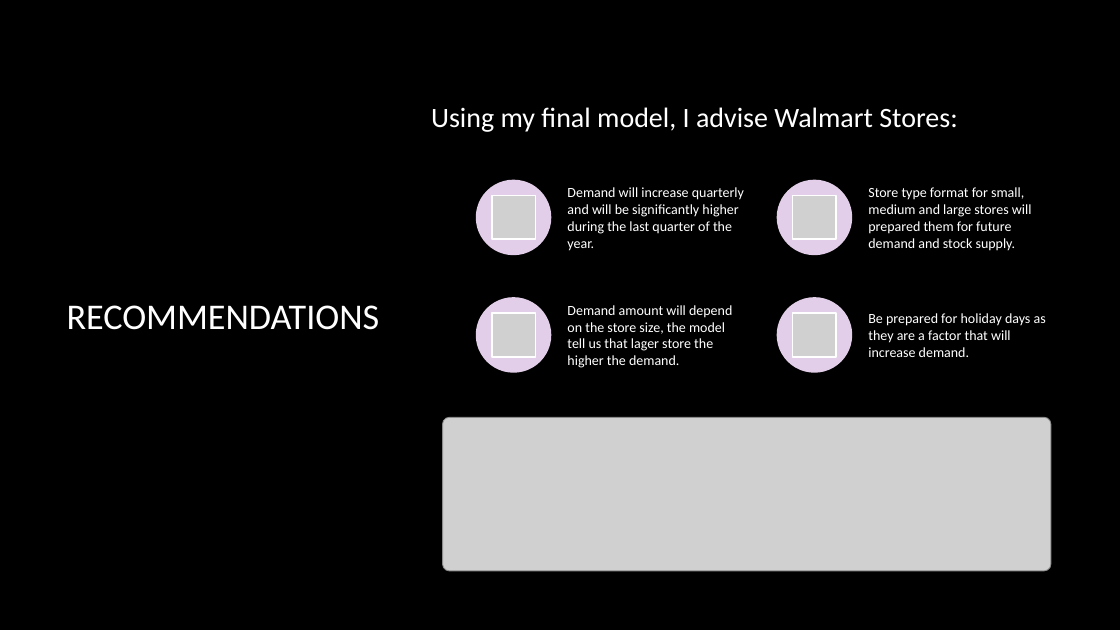
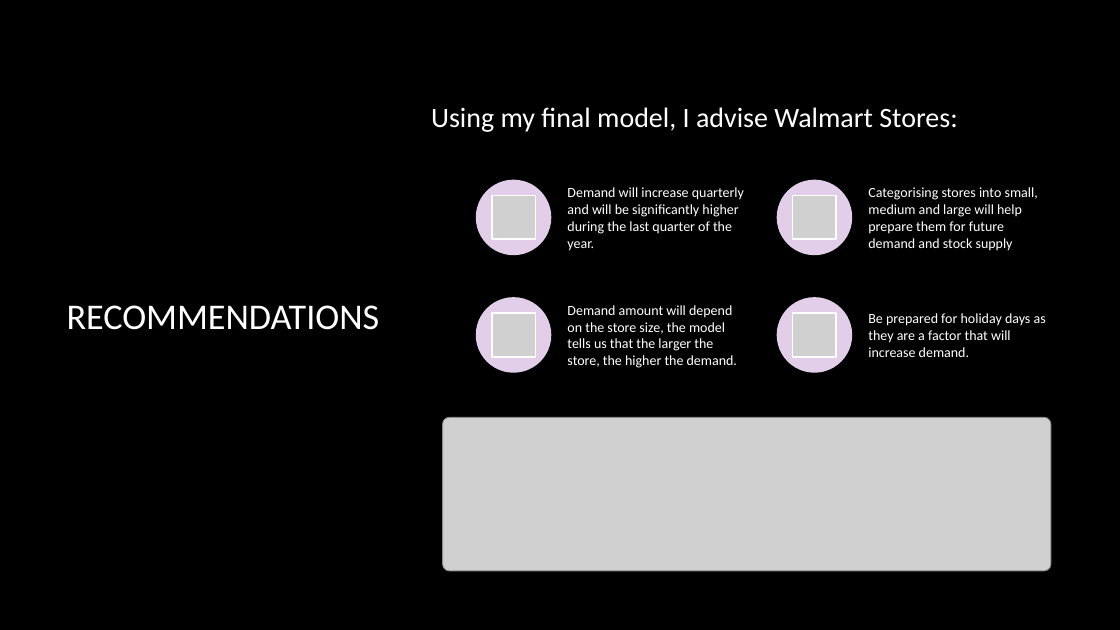
Before and after one commit to ChrisFreyre/Walmart-Capstone-Project, a slide deck: slide 9 of walmart_presentation.pptx. Drawn at 1120x630 pixels with LibreOffice and Linux fonts; fonts in the diff are those of the drawing; grey boxes stand for pictures; background and template pictures are left out. Boxes give left, top, right and bottom in pixels: in the first picture for what was removed or moved away, otherwise in the second. Text is boxed around its words. In the diff, an @@ line names an element or a change of style, - is before the commit and + after.

```diff
--- a/walmart_presentation.pptx
+++ b/walmart_presentation.pptx
@@ text at <box>868,187,1038,251</box>: text changed @@
-Store type format for small, medium and large stores will prepared them for future demand and stock supply.
+Categorising stores into small, medium and large will help prepare them for future demand and stock supply
@@ text at <box>567,305,737,368</box>: text changed @@
-Demand amount will depend on the store size, the model tell us that lager store the higher the demand.
+Demand amount will depend on the store size, the model tells us that the larger the store, the higher the demand.
```
Also in this commit, not shown: 4 other slides changed, 1 slide added, 1 other file.
